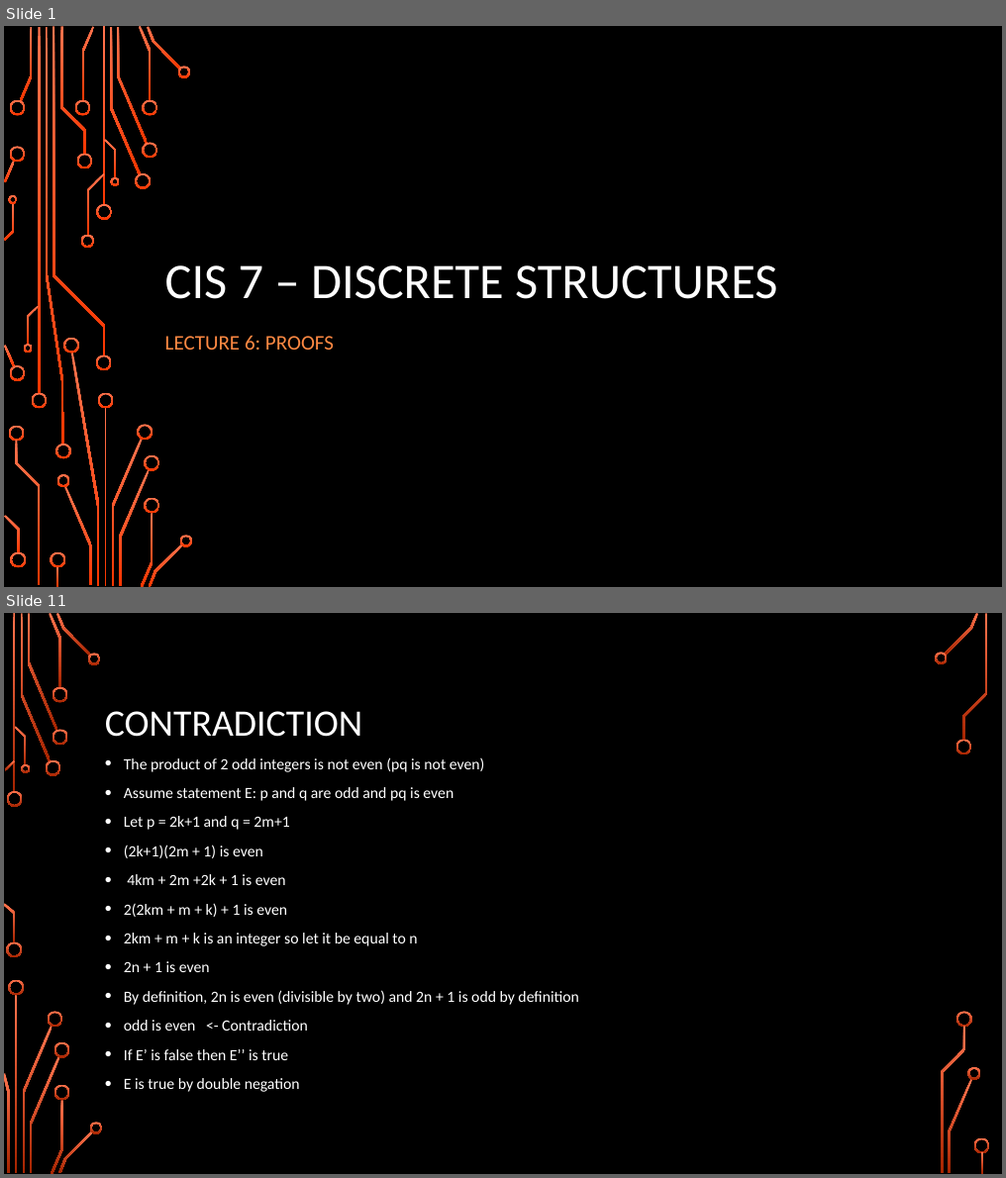
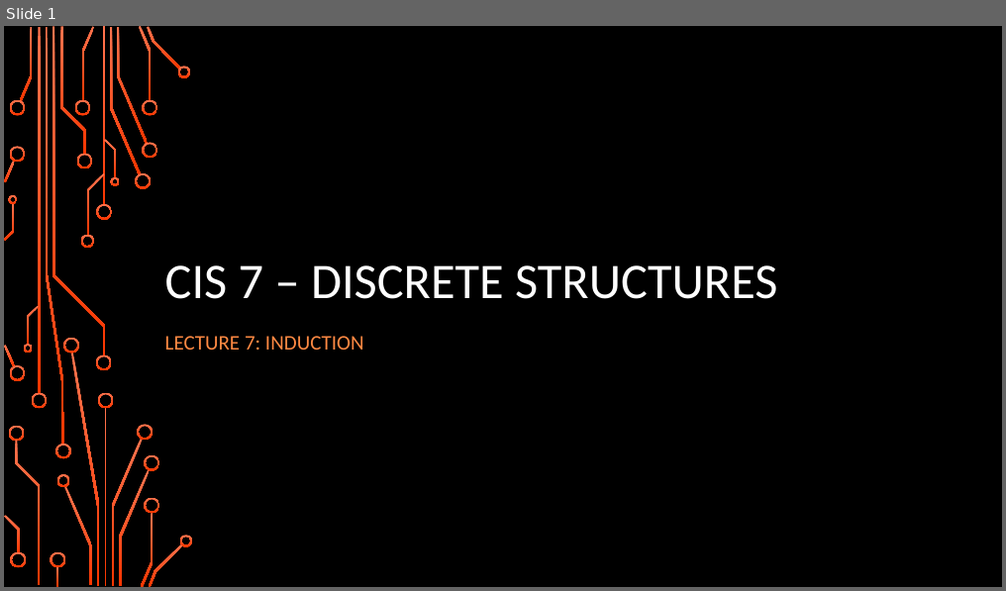
Before and after one commit to jameswilson281/CIS7---Discrete-Structures, a slide deck: Lectures/Lecture 7 - 20170920 Induction.pptx. Shown one above the other, each under a label of ours: slides 1 and 11 before the commit, slide 1 after it; the slides between them are not shown. The pictures are 1006x1178 and 1006x591 pixels, drawn with LibreOffice and Linux fonts; fonts in the diff are those of the drawing; background and template pictures are left out. Boxes give left, top, right and bottom in pixels: in the first picture for what was removed or moved away, otherwise in the second. Text is boxed around its words. In the diff, an @@ line names an element or a change of style, - is before the commit and + after.

```diff
--- a/Lectures/Lecture 7 - 20170920 Induction.pptx
+++ b/Lectures/Lecture 7 - 20170920 Induction.pptx
@@ slide 11 removed at [4, 613, 1002, 1174], background picture (left out) @@
@@ title removed at [105, 711, 362, 737] @@
-CONTRADICTION
@@ text removed at [124, 758, 578, 1092] @@
-• The product of 2 odd integers is not even (pq is not even)
-• Assume statement E: p and q are odd and pq is even
-• Let p = 2k+1 and q = 2m+1
-• (2k+1)(2m + 1) is even
-• 4km + 2m +2k + 1 is even
-• 2(2km + m + k) + 1 is even
-• 2km + m + k is an integer so let it be equal to n
-• 2n + 1 is even
-• By definition, 2n is even (divisible by two) and 2n + 1 is odd by definition
-• odd is even <- Contradiction
-• If E’ is false then E’’ is true
-• E is true by double negation
@@ group removed at [4, 613, 990, 1174]: 33 freeform shapes, 3 rectangles @@
@@ slide 1 changed as well @@
@@ subtitle at [165, 336, 364, 350]: text changed @@
-LECTURE 6: PROOFS
+LECTURE 7: INDUCTION
```
Also in this commit, not shown: 3 other slides changed, 2 slides added, 6 other slides removed, 4 other files.
